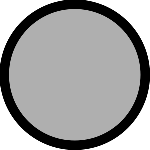
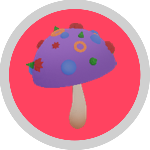
Revision of a layered 150px x 150px image; what changed, layer by layer:
painted on "TopRing" over (x1=0, y1=0, x2=150, y2=150)
added layer "Shroom" above "Bad" over (x1=0, y1=0, x2=128, y2=150)
added layer "Bad" above "Good" over (x1=0, y1=0, x2=150, y2=150)
renamed "Background color" to "Good", painted on it over (x1=0, y1=0, x2=150, y2=150)
